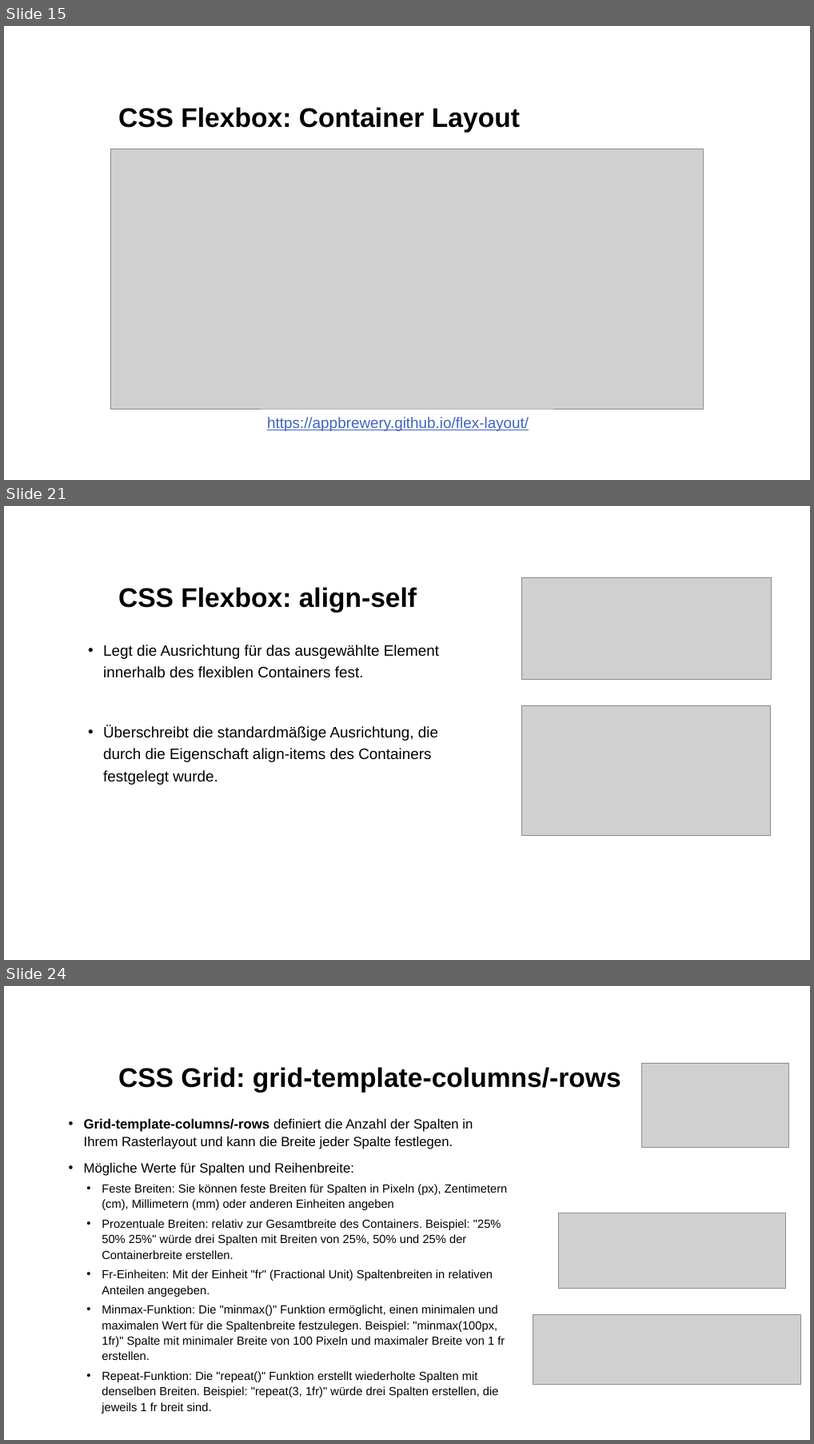
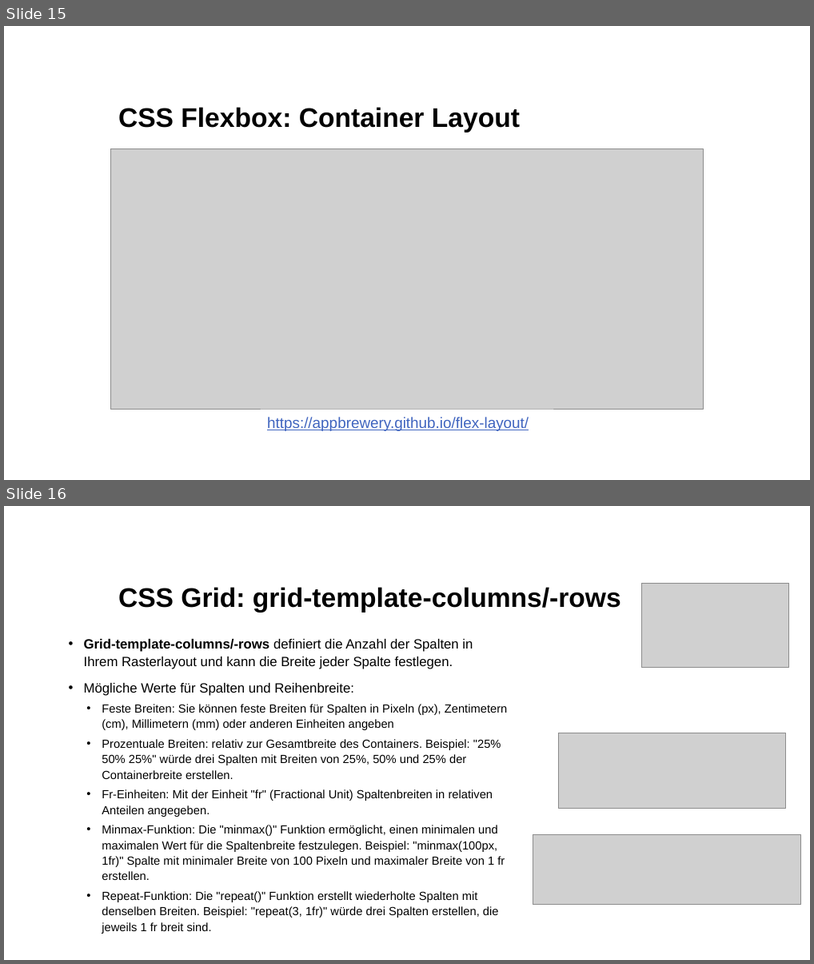
Before and after one commit to kodo89/Webentwicklung_23_24, a slide deck: 4. Flexbox&Grid/Flexbox&Grid.pptx. Shown one above the other, each under a label of ours: slides 15, 21 and 24 before the commit, slides 15 and 16 after it; the slides between them are not shown. The pictures are 814x1444 and 814x964 pixels, drawn with LibreOffice and Linux fonts; fonts in the diff are those of the drawing; grey boxes stand for pictures; background and template pictures are left out. Boxes give left, top, right and bottom in pixels: in the first picture for what was removed or moved away, otherwise in the second. Text is boxed around its words. In the diff, an @@ line names an element or a change of style, - is before the commit and + after.

```diff
--- a/4. Flexbox&Grid/Flexbox&Grid.pptx
+++ b/4. Flexbox&Grid/Flexbox&Grid.pptx
@@ slide 21 removed at [4, 506, 810, 960], background #FFFFFF @@
@@ picture removed at [522, 577, 772, 680] @@
@@ title removed at [118, 587, 417, 612] @@
-CSS Flexbox: align-self
@@ text removed at [103, 644, 439, 784] @@
-• Legt die Ausrichtung für das ausgewählte Element innerhalb des flexiblen Containers fest.
-• Überschreibt die standardmäßige Ausrichtung, die durch die Eigenschaft align-items des Containers festgelegt wurde.
@@ picture removed at [522, 705, 771, 835] @@
@@ what was slide 24 is now slide 16 @@
```
Also in this commit, not shown: 7 other slides removed.
